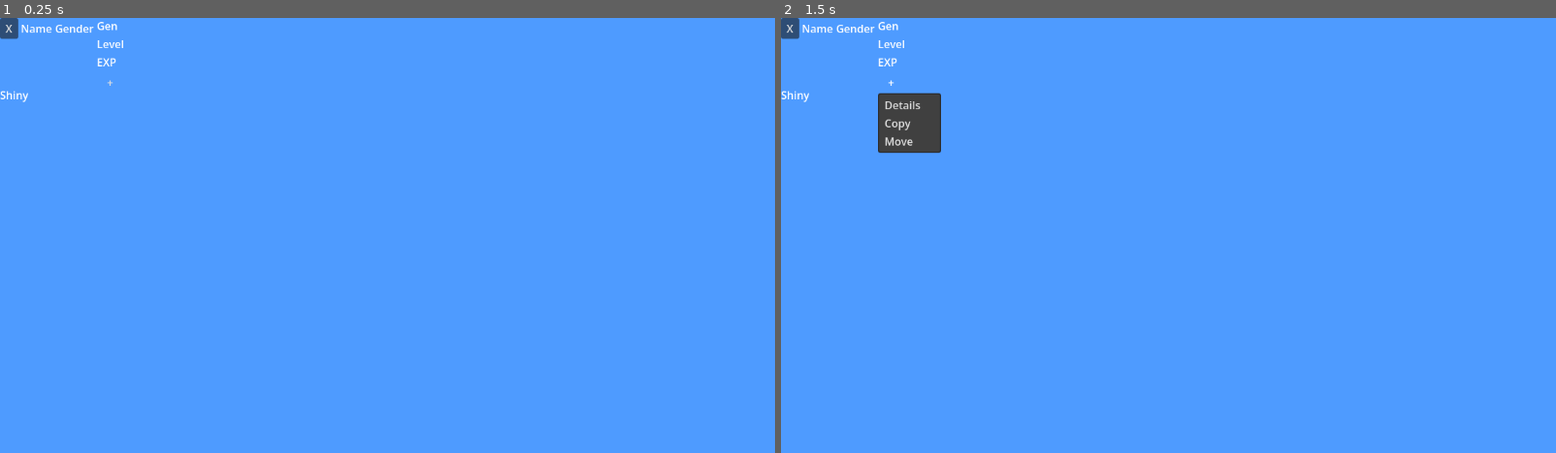
Above: before the commit, frames 1-2 (left to right).
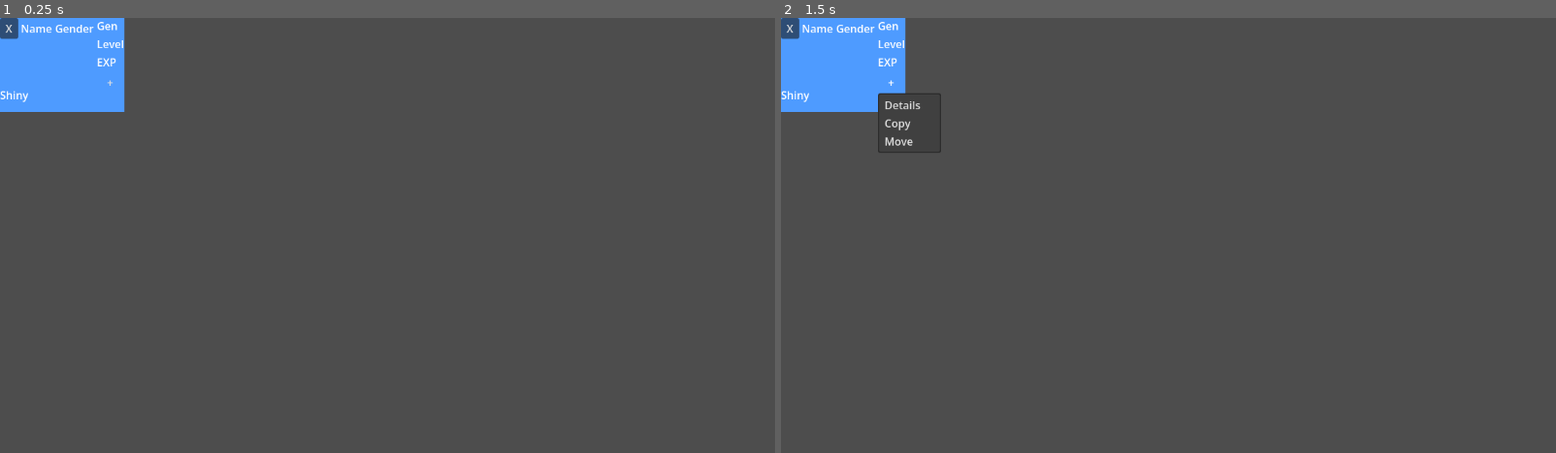
Above: after the commit, the same moments.

Repository: pokeparadox/PKHeX.Godot
Game: Godot game, scene res://controls/pkm_display.tscn
The game is run twice, just before and just after one commit, with the same random seed, the same clock (stepped at 60 frames per second) and the same inputs. This scene is started directly instead of the project's main scene.
Inputs (mouse positions are in pixels of both pictures, inside the frame that each line leads up to):
- Up to frame 1 (0.25 s): no input
- Up to frame 2 (1.5 s): click (827, 61) at 0.5 s; click "+" at 1.25 s

The runs differ from the first frame. In frame 1, 97% of the frame differs, in the area x 0-100%, y 0-100%; in frame 2, 96%.

Commit message:
fix: Finally fixed the layout to display the PKM boxes!

Diff:
--- a/controls/pkm_display.gd
+++ b/controls/pkm_display.gd
@@ -11,11 +11,6 @@
 	var sprite = await PkHexRest.get_pkm_sprite(pkm_model.file_hash, save_hash)
 	%Sprite.texture_normal = sprite
 
-# Called every frame. 'delta' is the elapsed time since the previous frame.
-func _process(delta: float) -> void:
-	pass
-
-
 func _on_delete_button_pressed() -> void:
 	# Confirm deletion with user
 
--- a/controls/pkm_display.tscn
+++ b/controls/pkm_display.tscn
@@ -3,12 +3,11 @@
 [ext_resource type="Script" uid="uid://0utamq6r14jb" path="res://controls/pkm_display.gd" id="1_c1hr5"]
 
 [node name="PkmDisplay" type="PanelContainer" unique_id=2077265934]
-custom_minimum_size = Vector2(180, 120)
-anchors_preset = 15
-anchor_right = 1.0
-anchor_bottom = 1.0
-grow_horizontal = 2
-grow_vertical = 2
+custom_minimum_size = Vector2(185, 140)
+offset_right = 185.0
+offset_bottom = 140.0
+size_flags_horizontal = 0
+size_flags_vertical = 0
 script = ExtResource("1_c1hr5")
 
 [node name="ColorRect" type="ColorRect" parent="." unique_id=2109913582]
--- a/controls/pkm_view.gd
+++ b/controls/pkm_view.gd
@@ -1,4 +1,4 @@
-extends PanelContainer
+extends ScrollContainer
 
 const PkmDisplay = preload("res://controls/pkm_display.tscn")
 
@@ -16,7 +16,7 @@
 		Constants.LOCATION.BOX:
 			await load_box_pkm(save_hash, location_index)
 		Constants.LOCATION.SERVER:
-			await load_server_pokemon(location_index)
+			load_server_pokemon(location_index)
 
 func load_party_pkm(save_hash : String) -> void:
 	%BoxName.text = "Party"
--- a/controls/pkm_view.tscn
+++ b/controls/pkm_view.tscn
@@ -2,29 +2,34 @@
 
 [ext_resource type="Script" uid="uid://sjjvp288g1wt" path="res://controls/pkm_view.gd" id="1_dg6su"]
 
-[node name="PKM View" type="PanelContainer" unique_id=1089263449]
+[node name="PKM View" type="ScrollContainer" unique_id=1284652464]
+custom_minimum_size = Vector2(550, 0)
 anchors_preset = 15
 anchor_right = 1.0
 anchor_bottom = 1.0
+offset_right = -602.0
 grow_horizontal = 2
 grow_vertical = 2
+horizontal_scroll_mode = 0
+vertical_scroll_mode = 2
 script = ExtResource("1_dg6su")
 
-[node name="ColourRect" type="ColorRect" parent="." unique_id=970263130]
+[node name="View" type="VBoxContainer" parent="." unique_id=997920669]
+clip_contents = true
+custom_minimum_size = Vector2(550, 0)
 layout_mode = 2
-color = Color(0.08956707, 1.8722862e-05, 0.4630019, 1)
-
-[node name="View" type="VBoxContainer" parent="." unique_id=997920669]
-layout_mode = 2
+size_flags_vertical = 3
 
 [node name="BoxName" type="Label" parent="View" unique_id=1514759333]
 unique_name_in_owner = true
 layout_mode = 2
 theme_override_font_sizes/font_size = 24
 
-[node name="PKMListing" type="FlowContainer" parent="View" unique_id=1578169916]
+[node name="PKMListing" type="HFlowContainer" parent="View" unique_id=373609724]
 unique_name_in_owner = true
+clip_contents = true
+custom_minimum_size = Vector2(550, 0)
 layout_mode = 2
+size_flags_horizontal = 0
 size_flags_vertical = 3
-last_wrap_alignment = 1
-vertical = true
+last_wrap_alignment = 3
--- a/forms/save_editor.gd
+++ b/forms/save_editor.gd
@@ -2,7 +2,16 @@
 
 var save_hash : String
 
-func setup(hash : String) -> void:
-	save_hash = hash
-	await $"HBoxContainer/PKM View 1".load_pkm_listing(hash, Constants.LOCATION.PARTY)
-	await $"HBoxContainer/PKM View 2".load_pkm_listing(hash, Constants.LOCATION.BOX)
+func _ready() -> void:
+	# Set initial 50/50 split
+	_update_split_offset()
+	# Connect to size changes to maintain 50/50 split
+	%SplitContainer.resized.connect(_update_split_offset)
+
+func _update_split_offset() -> void:
+	%SplitContainer.split_offset = %SplitContainer.size.x / 2
+
+func setup(s_hash : String) -> void:
+	save_hash = s_hash
+	%"PKM View 1".load_pkm_listing(s_hash, Constants.LOCATION.PARTY)
+	%"PKM View 2".load_pkm_listing(s_hash, Constants.LOCATION.BOX)
--- a/forms/save_editor.tscn
+++ b/forms/save_editor.tscn
@@ -16,12 +16,19 @@
 [node name="SaveInfo" type="Label" parent="." unique_id=464863210]
 layout_mode = 2
 
-[node name="HBoxContainer" type="HBoxContainer" parent="." unique_id=576489555]
+[node name="SplitContainer" type="HSplitContainer" parent="." unique_id=576489555]
+unique_name_in_owner = true
+clip_contents = true
 layout_mode = 2
+size_flags_horizontal = 4
 size_flags_vertical = 3
 
-[node name="PKM View 1" parent="HBoxContainer" unique_id=371345343 instance=ExtResource("1_6tqa2")]
+[node name="PKM View 1" parent="SplitContainer" unique_id=371345343 instance=ExtResource("1_6tqa2")]
+unique_name_in_owner = true
 layout_mode = 2
+size_flags_horizontal = 3
 
-[node name="PKM View 2" parent="HBoxContainer" unique_id=1089263449 instance=ExtResource("1_6tqa2")]
+[node name="PKM View 2" parent="SplitContainer" unique_id=1089263449 instance=ExtResource("1_6tqa2")]
+unique_name_in_owner = true
 layout_mode = 2
+size_flags_horizontal = 3
